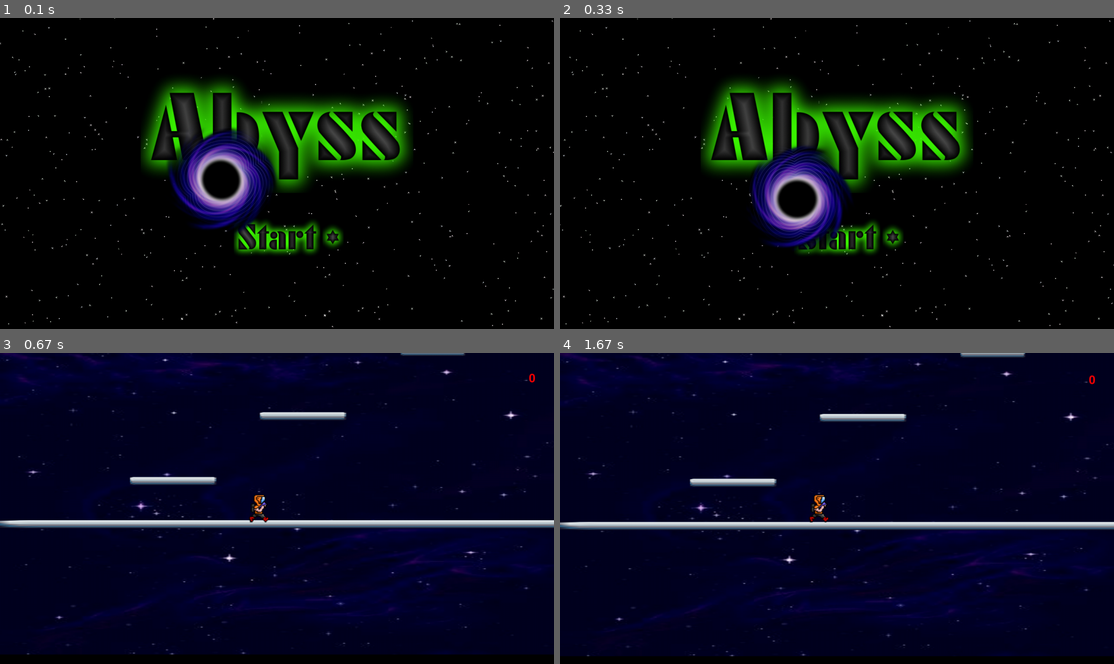
Above: before the commit, frames 1-4 (two rows, left to right).
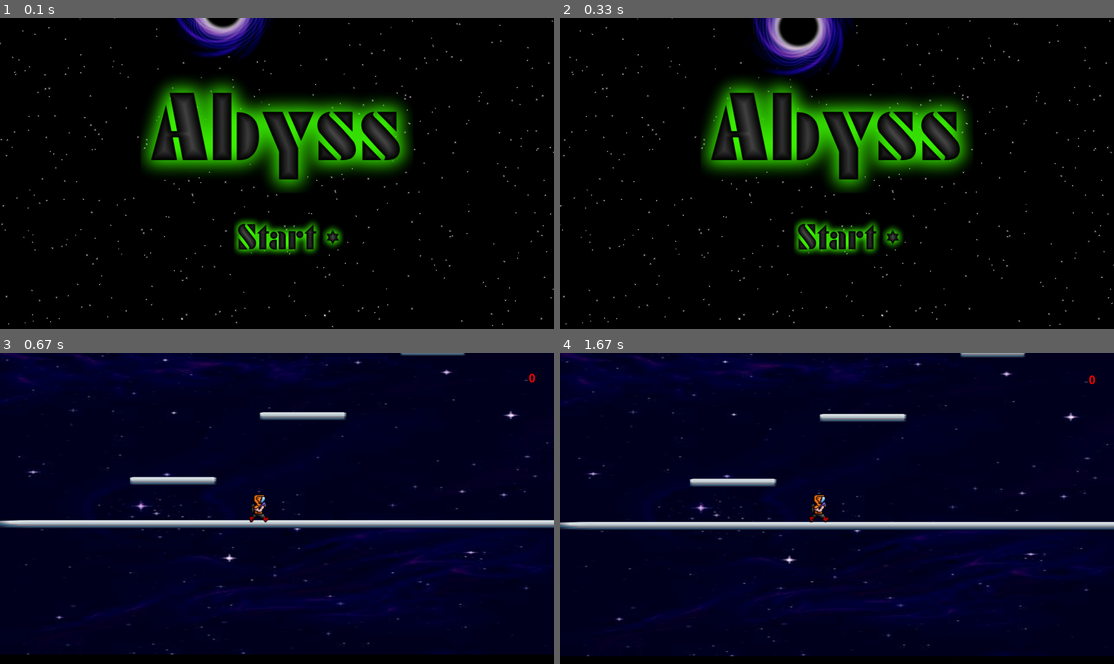
Above: after the commit, the same moments.

Repository: srgeddes/abyss
Game: pygame game, started from Abyss.py
Same seed, same stepped clock (60 frames per second), same inputs: the game is played once before the commit and once after it.
Inputs:
- Up to frame 1 (0.1 s): no input
- Up to frame 2 (0.33 s): no input
- Up to frame 3 (0.67 s): tap Enter at 0.33 s
- Up to frame 4 (1.67 s): no input

The runs differ from the first frame. In frame 1, 5.5% of the frame differs, in the area x 30-50%, y 0-70%; in frame 2, 5.9%, in the area x 34-53%, y 0-76%; in frame 3, nothing differs; in frame 4, nothing differs.

Commit message:
Changes to black hole on home screen

Diff:
--- a/Abyss.py
+++ b/Abyss.py
@@ -12,6 +12,7 @@
 
 # -------------------------------------------HOME SCREEN ASSETS--------------------------------------------------------#
 home_screen_count = 0
+black_hole_count = 0
 home_screen_background = uvage.from_image(5400, 360, 'assets/home_screen/big_stars.png')
 home_screen_title = uvage.from_image(0, 0, 'assets/home_screen/title.png')
 home_screen_start = uvage.from_image(0, 0, 'assets/home_screen/start.png')
@@ -22,11 +23,17 @@
 home_screen_start.scale_by(.3)
 home_screen_menu_star.scale_by(.3)
 
+random_x = random.randint(100, 1000)
+random_y = random.randint(100, 600)
+
 
 # -------------------------------------------HOME SCREEN FUNCTIONS-----------------------------------------------------#
+
+
 def home_screen():
-    global home_screen_status, home_screen_count, home_screen_menu_star
+    global home_screen_status, home_screen_count, home_screen_menu_star, black_hole_count
     home_screen_count += .4
+
     if home_screen_status:
         # Home Screen Assets adjustment
         home_screen_title.center = [640 + home_screen_count, 400]
@@ -37,11 +44,11 @@
         for i in home_screen_assets:
             camera.draw(i)
 
+
         black_hole.rotate(5)
-
-        if black_hole.y <= 150 or black_hole.y >= camera.height:
+        if black_hole.y <= 100 or black_hole.y >= camera.height:
             black_hole.yspeed *= -1
-        if black_hole.x <= 150 + home_screen_count or black_hole.x >= camera.width + home_screen_count:
+        if black_hole.x <= 100 + home_screen_count or black_hole.x >= camera.width + home_screen_count - 100:
             black_hole.xspeed *= -1
 
         black_hole.move_speed()
@@ -118,7 +125,7 @@
 
 # Black Hole
 
-black_hole = uvage.from_image(500, 500, 'assets/level1/black_hole.png')
+black_hole = uvage.from_image(random_x, random_y, 'assets/level1/black_hole.png')
 black_hole.scale_by(.15)
 black_hole.yspeed = 3
 black_hole.xspeed = 3
